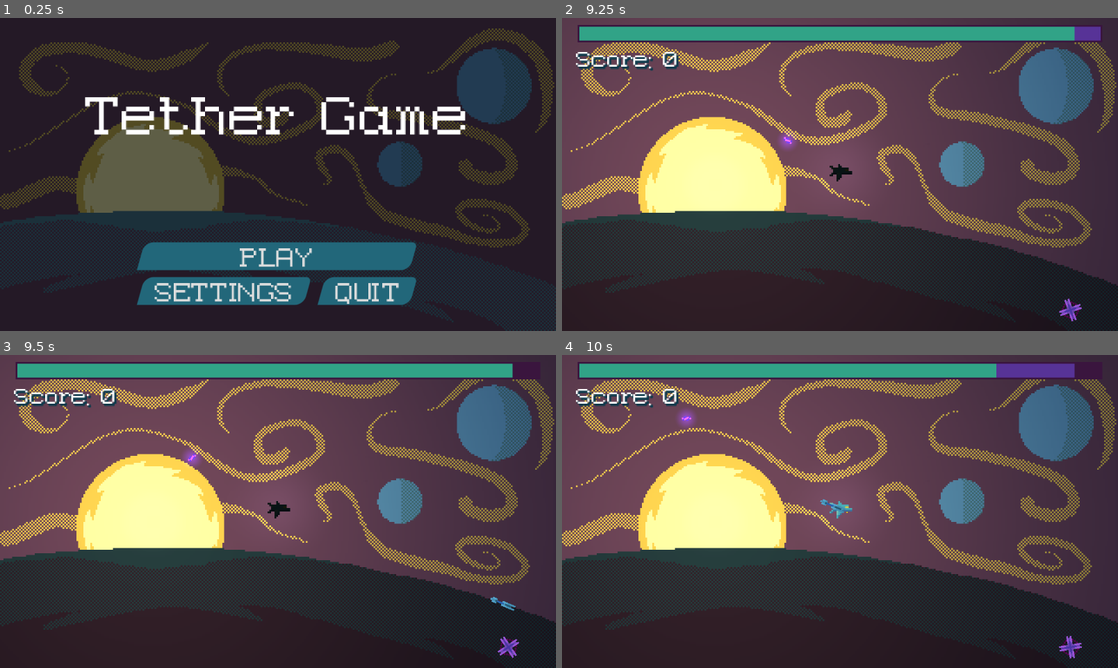
Above: before the commit, frames 1-4 (two rows, left to right).
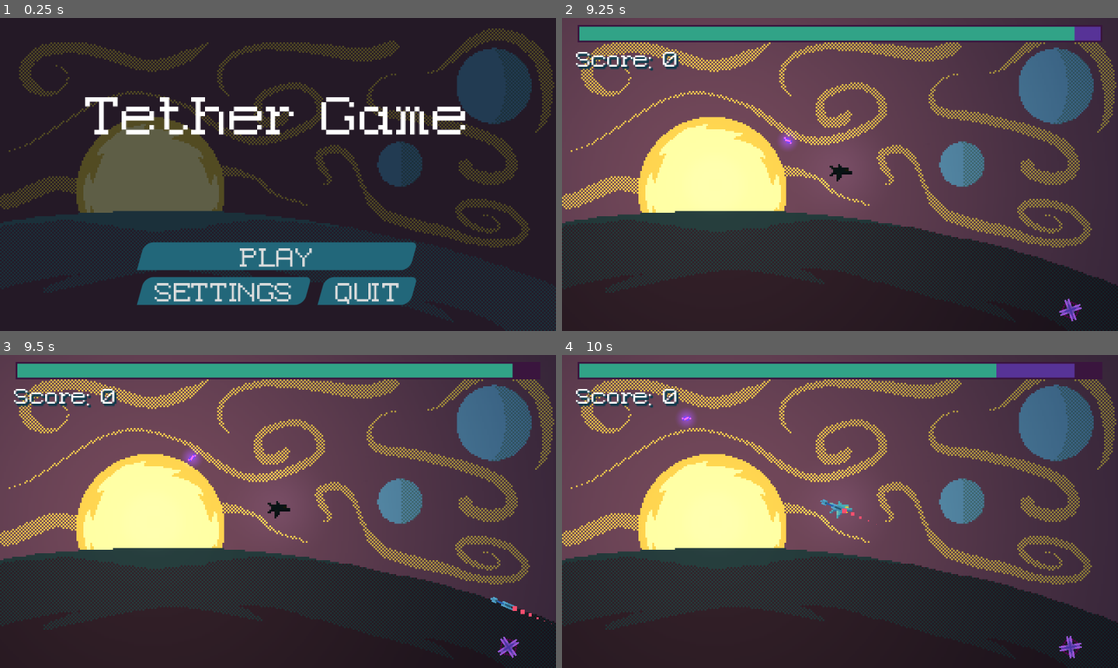
Above: after the commit, the same moments.

Repository: MonkMir/tether-game
Game: Godot game, scene res://main.tscn
Two runs of this game, one before a commit and one after it. Both use one fixed random seed, a clock stepped at 60 frames per second and the inputs below.
Inputs (mouse positions are in pixels of both pictures, inside the frame that each line leads up to):
- Up to frame 1 (0.25 s): no input
- Up to frame 2 (9.25 s): click "PLAY" at 0.5 s; tap Enter (ui_accept) at 1.25, 1.52, 2, 2.27, 2.75, 3.5, 3.77, 4.25, 4.52, 5.27, 6.77, 7.52, 8.27 s; move the mouse to (962, 158) at 1.27 s; press the mouse at (962, 158) at 1.28 s; move the mouse to (728, 190) at 2.02 s; release the mouse at (728, 190) at 2.03 s; click (728, 190) at 2.1 s; move the mouse to (895, 105) at 2.77 s; press the mouse at (895, 105) at 2.78 s; move the mouse to (812, 237) at 3.52 s; release the mouse at (812, 237) at 3.53 s; click (812, 237) at 3.6 s; move the mouse to (1006, 221) at 4.27 s; press the mouse at (1006, 221) at 4.28 s; move the mouse to (673, 127) at 5.02 s; release the mouse at (673, 127) at 5.03 s; click (673, 127) at 5.1 s; move the mouse to (867, 174) at 5.77 s; press the mouse at (867, 174) at 5.78 s; move the mouse to (756, 96) at 6.52 s; release the mouse at (756, 96) at 6.53 s; click (756, 96) at 6.6 s; move the mouse to (962, 158) at 7.27 s; press the mouse at (962, 158) at 7.28 s; move the mouse to (728, 190) at 8.02 s; release the mouse at (728, 190) at 8.03 s; click (728, 190) at 8.1 s; move the mouse to (895, 105) at 8.77 s; press the mouse at (895, 105) at 8.78 s
- Up to frame 3 (9.5 s): no input
- Up to frame 4 (10 s): move the mouse to (812, 574) at 9.52 s; release the mouse at (812, 574) at 9.53 s; click (812, 574) at 9.6 s; tap Enter (ui_accept) at 9.77 s

Frames 1-2 are identical in both runs. In frame 3, less than 0.1% of the frame differs, in the area x 92-100%, y 80-86%; in frame 4, less than 0.1%.

Commit message:
Add particles to Arrow enemy

Diff:
--- a/enemies/arrow/arrow_enemy.gd
+++ b/enemies/arrow/arrow_enemy.gd
@@ -40,8 +40,10 @@
 			if timer.time_left == 0:
 				timer.start() # clean up with await
 
+			%ThrusterParticles.emitting = false
 			position += (direction * resting_speed) * delta
 		State.ATTACK:
+			%ThrusterParticles.emitting = true
 			_distance_to_target = position.distance_to(_target_point)
 			unspin()
 
--- a/enemies/arrow/arrow_enemy.tscn
+++ b/enemies/arrow/arrow_enemy.tscn
@@ -3,6 +3,10 @@
 [ext_resource type="Script" uid="uid://wfswoapio6a6" path="res://enemies/arrow/arrow_enemy.gd" id="1_up35x"]
 [ext_resource type="Texture2D" uid="uid://cu4oa6v8nscgi" path="res://enemies/arrow/arrow_enemy_sprite_tg.png" id="2_ankb1"]
 [ext_resource type="PackedScene" uid="uid://ce7vb62j3bjsi" path="res://components/health_bar.tscn" id="3_ai1vl"]
+
+[sub_resource type="Curve" id="Curve_sn3xj"]
+_data = [Vector2(0, 1), 0.0, 0.0, 0, 0, Vector2(1, 0), 0.0, 0.0, 0, 0]
+point_count = 2
 
 [sub_resource type="RectangleShape2D" id="RectangleShape2D_0scfs"]
 size = Vector2(13.754074, 2.999834)
@@ -17,6 +21,19 @@
 position = Vector2(1.90735e-06, -1.90735e-06)
 texture = ExtResource("2_ankb1")
 flip_h = true
+
+[node name="ThrusterParticles" type="CPUParticles2D" parent="Sprite" unique_id=1837001937]
+unique_name_in_owner = true
+position = Vector2(-7, -0.5)
+amount = 6
+lifetime = 0.09999999999999999
+direction = Vector2(-1, 0)
+spread = 12.0
+gravity = Vector2(0, 0)
+scale_amount_min = 2.5
+scale_amount_max = 3.0
+scale_amount_curve = SubResource("Curve_sn3xj")
+color = Color(0.9843137, 0.31764707, 0.44313726, 1)
 
 [node name="CollisionShape2D" type="CollisionShape2D" parent="." unique_id=1239614300]
 position = Vector2(-0.12296295, -0.50008297)
